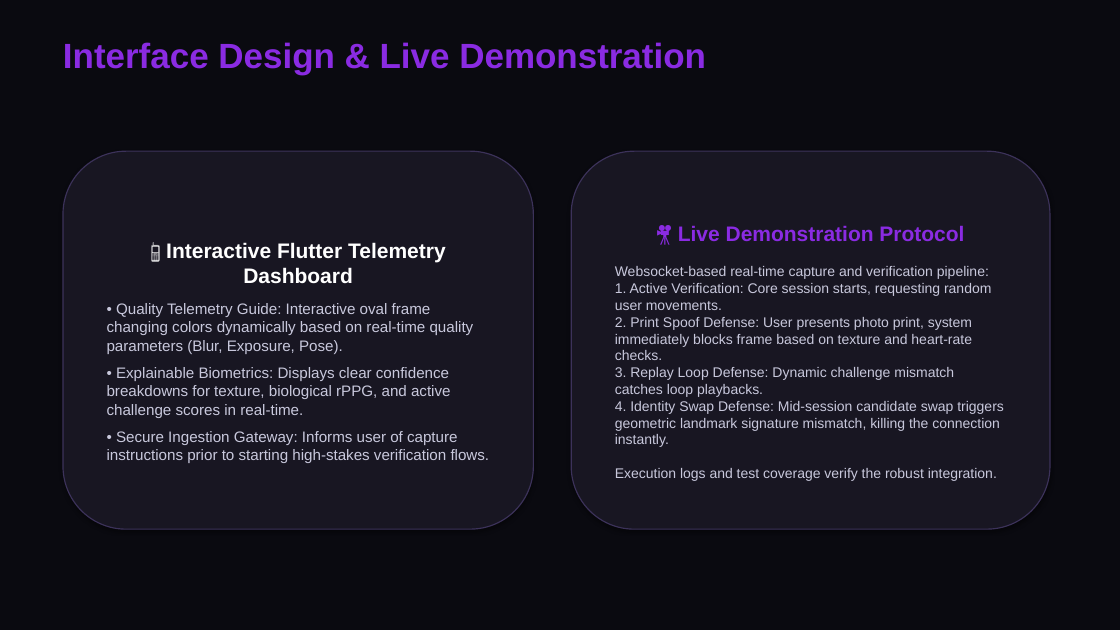
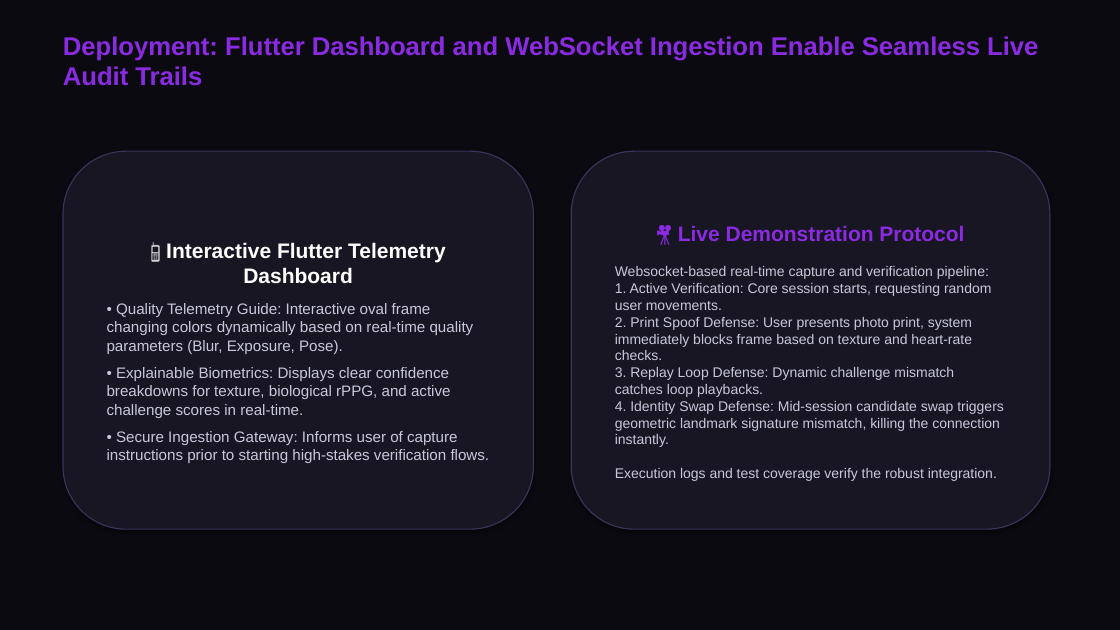
Before and after one commit to sthavirpunwatkar/SHIELD-Secure-Human-Identity-Liveness-Evaluation-Detection, a slide deck: slide 7 of reports/cdac_project_review.pptx. Drawn at 1120x630 pixels with LibreOffice and Linux fonts; fonts in the diff are those of the drawing. Boxes give left, top, right and bottom in pixels: in the first picture for what was removed or moved away, otherwise in the second. Text is boxed around its words. In the diff, an @@ line names an element or a change of style, - is before the commit and + after.

```diff
--- a/reports/cdac_project_review.pptx
+++ b/reports/cdac_project_review.pptx
@@ text at (63,36,1038,86): text changed; size 30 to 22 pt @@
-Interface Design & Live Demonstration
+Deployment: Flutter Dashboard and WebSocket Ingestion Enable Seamless Live Audit Trails
```
Also in this commit, not shown: 6 other slides changed, 4 other files.
